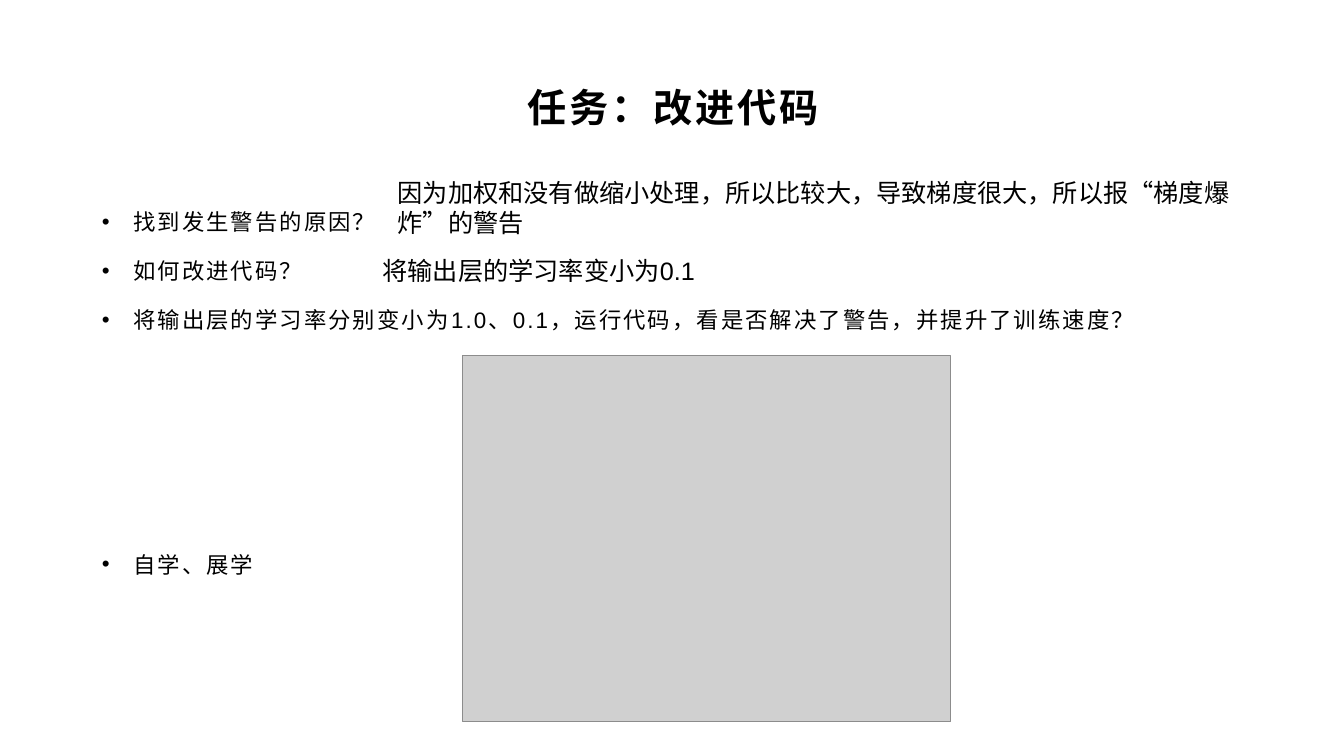
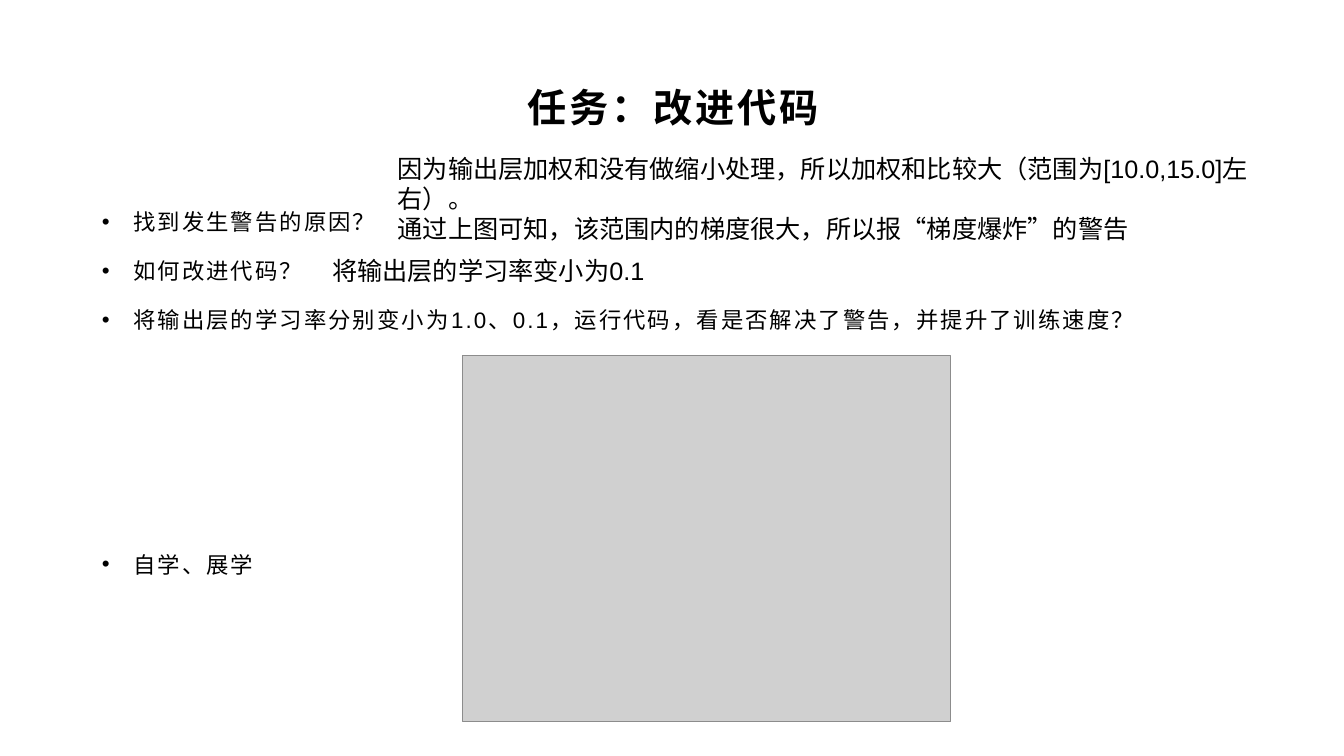
Before and after one commit to yyc-git/DeepLearningEdu, a slide deck: slide 25 of lessons/6_softmax/ppt/使用交叉熵损失函数和Softmax激活函数.pptx. Drawn at 1344x756 pixels with LibreOffice and Linux fonts; fonts in the diff are those of the drawing; grey boxes stand for pictures; background and template pictures are left out. Boxes give left, top, right and bottom in pixels: in the first picture for what was removed or moved away, otherwise in the second. Text is boxed around its words. In the diff, an @@ line names an element or a change of style, - is before the commit and + after.

```diff
--- a/lessons/6_softmax/ppt/使用交叉熵损失函数和Softmax激活函数.pptx
+++ b/lessons/6_softmax/ppt/使用交叉熵损失函数和Softmax激活函数.pptx
@@ text at (398, 156, 1248, 241): text changed @@
-因为加权和没有做缩小处理，所以比较大，导致梯度很大，所以报“梯度爆炸”的警告
+因为输出层加权和没有做缩小处理，所以加权和比较大（范围为[10.0,15.0]左右）。
+通过上图可知，该范围内的梯度很大，所以报“梯度爆炸”的警告
@@ text "将输出层的学习率变小为0.1": place and size @@
-text "将输出层的学习率变小为0.1" at (383, 258, 695, 282)
+text "将输出层的学习率变小为0.1" at (332, 258, 644, 282)
```
Also in this commit, not shown: 3 other slides changed.
